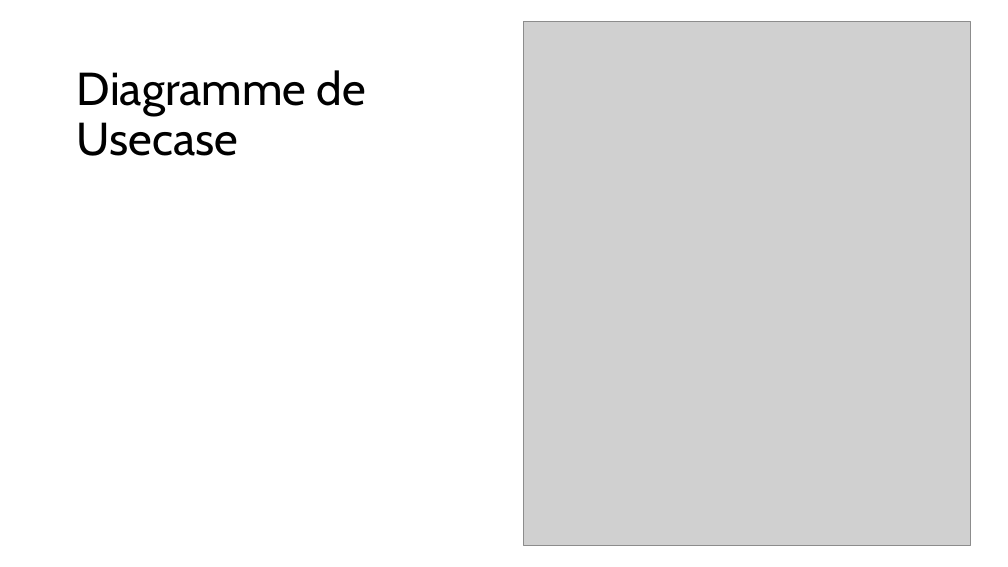
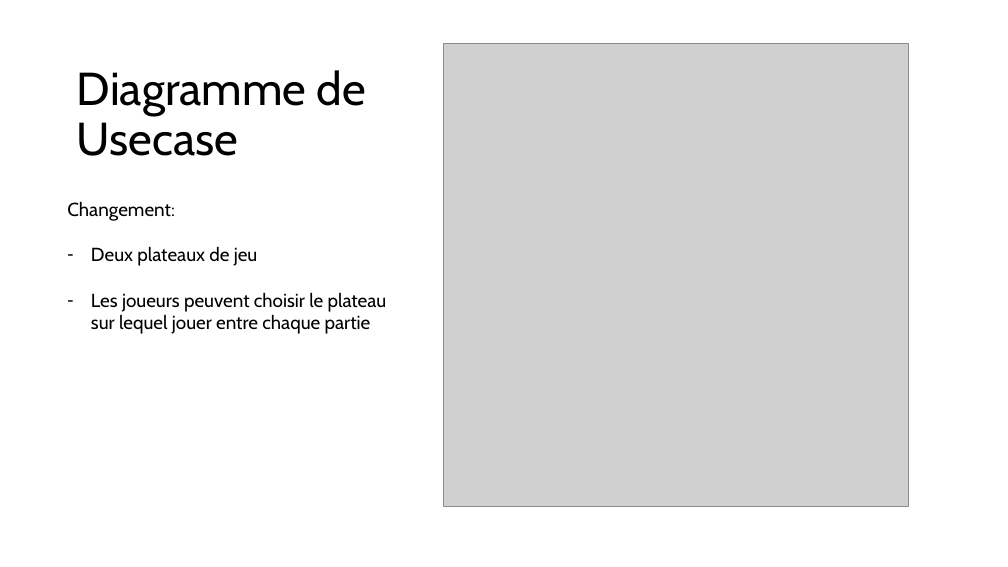
Before and after one commit to RobinSteiger/ASAD, a slide deck: slide 3 of doc/presentation.pptx. Drawn at 1008x567 pixels with LibreOffice and Linux fonts; fonts in the diff are those of the drawing; grey boxes stand for pictures. Boxes give left, top, right and bottom in pixels: in the first picture for what was removed or moved away, otherwise in the second. Text is boxed around its words. In the diff, an @@ line names an element or a change of style, - is before the commit and + after.

```diff
--- a/doc/presentation.pptx
+++ b/doc/presentation.pptx
@@ picture: place and size @@
-picture at bbox=[523, 22, 970, 545]
+picture at bbox=[444, 44, 909, 507]
@@ text added at bbox=[67, 201, 387, 334], 18 pt, text #000000 @@
+Changement:
+– Deux plateaux de jeu
+– Les joueurs peuvent choisir le plateau sur lequel jouer entre chaque partie
```
Also in this commit, not shown: 3 other slides changed, 3 slides added, 1 slide removed, 6 other files.
